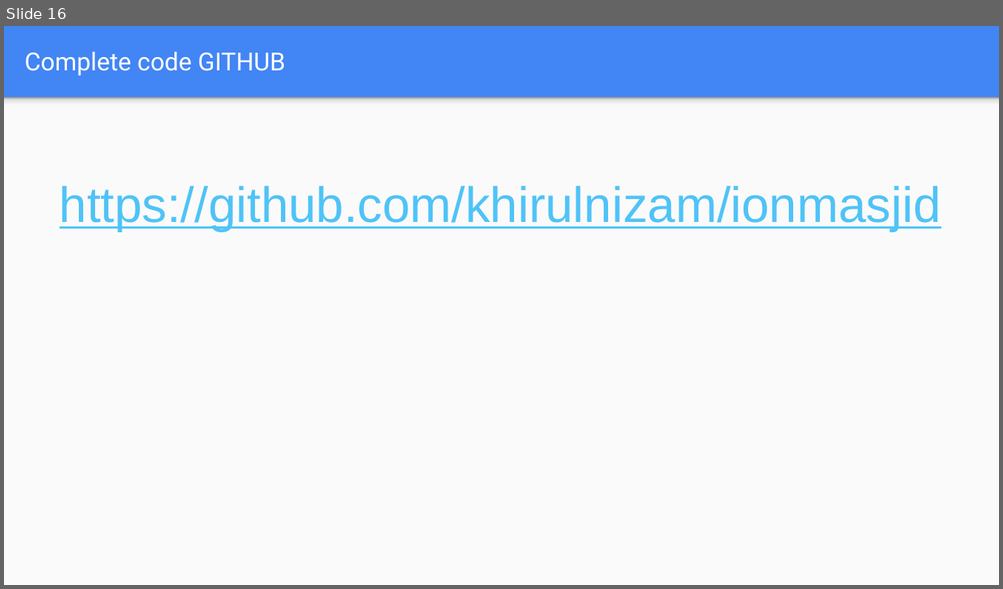
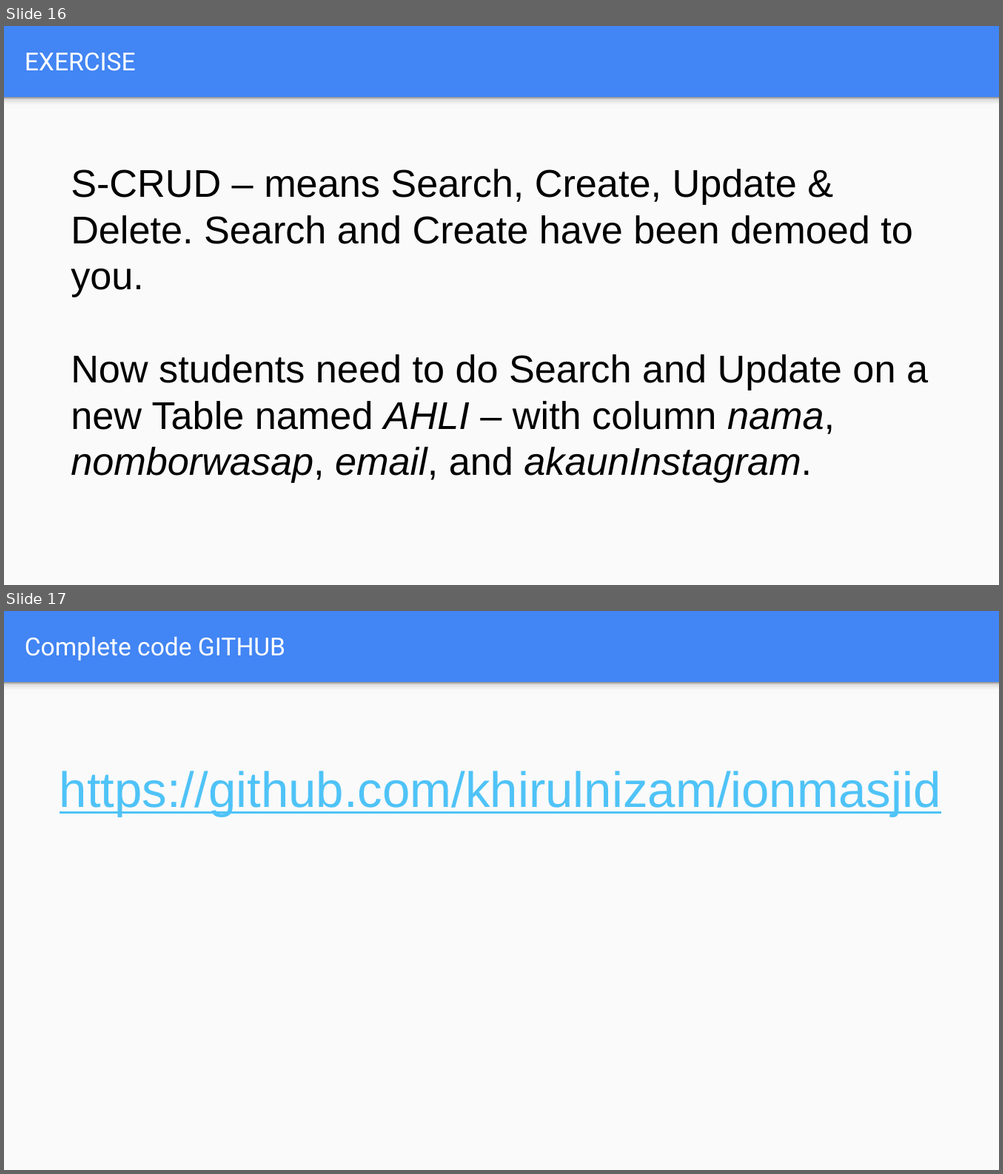
Before and after one commit to khirulnizam/ionmasjid, a slide deck: Ionic Day4 Ionic plus FIREBASE Select-Search.pptx. Shown one above the other, each under a label of ours: slide 16 before the commit, slides 16 and 17 after it. The pictures are 1003x589 and 1003x1174 pixels, drawn with LibreOffice and Linux fonts; fonts in the diff are those of the drawing. Boxes give left, top, right and bottom in pixels: in the first picture for what was removed or moved away, otherwise in the second. Text is boxed around its words. In the diff, an @@ line names an element or a change of style, - is before the commit and + after.

```diff
--- a/Ionic Day4 Ionic plus FIREBASE Select-Search.pptx
+++ b/Ionic Day4 Ionic plus FIREBASE Select-Search.pptx
@@ slide 16 added at (4, 26, 999, 585), background #4285F4; not listed: 2 template elements that a slide beside it also shows @@
@@ title added at (25, 53, 136, 71), 18 pt, text #FFFFFF @@
+EXERCISE
@@ text added at (71, 169, 928, 483), 28 pt, text #000000 @@
+S-CRUD – means Search, Create, Update & Delete. Search and Create have been demoed to you.
+Now students need to do Search and Update on a new Table named AHLI – with column nama, nomborwasap, email, and akaunInstagram.
@@ what was slide 16 is now slide 17 @@
```
Also in this commit, not shown: 2 slides changed, 16 other files.
